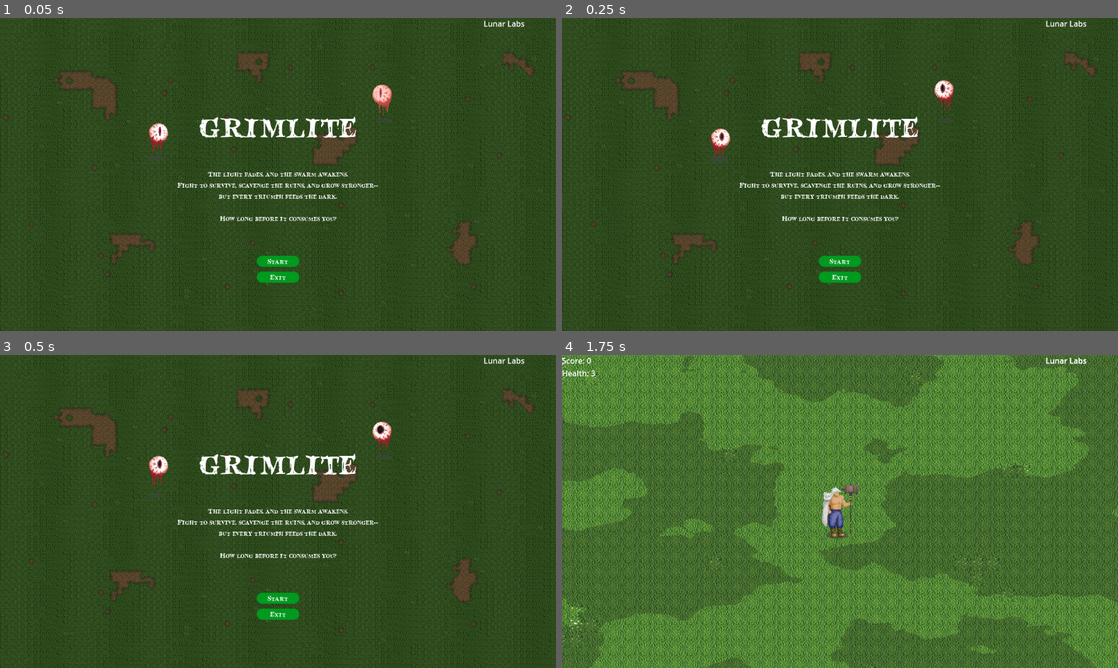
Above: before the commit, frames 1-4 (two rows, left to right).
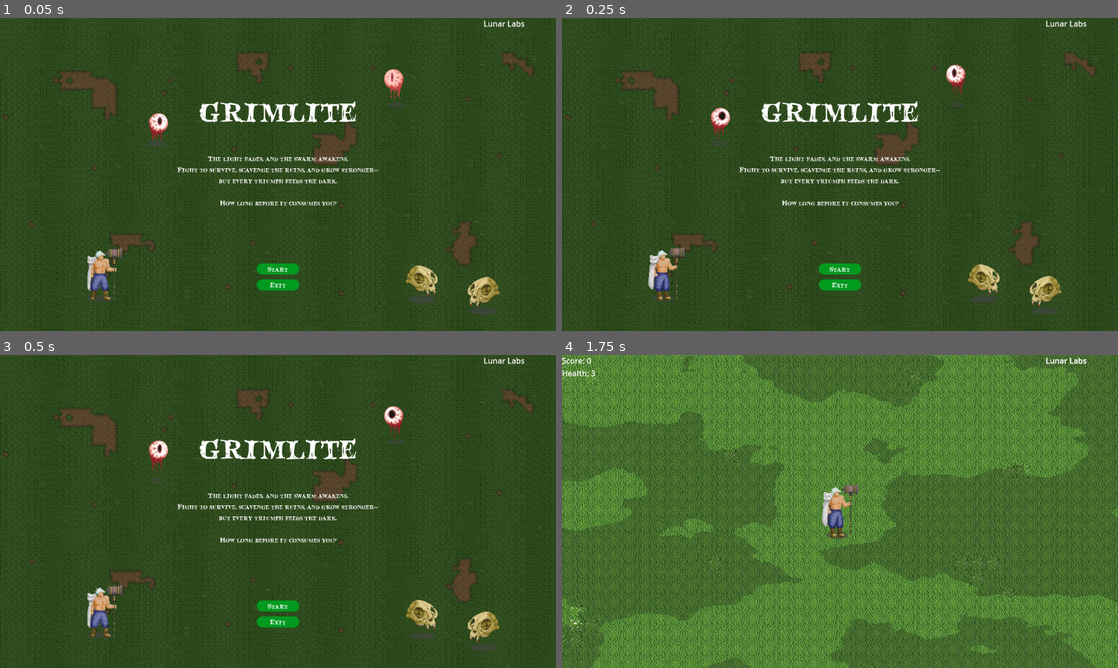
Above: after the commit, the same moments.

Repository: chii-vu/Grimlite
Game: Godot game, scene res://StartMenu.tscn
The game is run twice, just before and just after one commit, with the same random seed, the same clock (stepped at 60 frames per second) and the same inputs.
Inputs:
- Up to frame 1 (0.05 s): no input
- Up to frame 2 (0.25 s): no input
- Up to frame 3 (0.5 s): no input
- Up to frame 4 (1.75 s): click "Start" at 0.5 s; tap Enter at 1.25 s; hold Right (ui_right) from 1.28 s (still down); hold Space (Shoot) from 1.28 s (still down)

The runs differ from the first frame. In frame 1, 6.1% of the frame differs, in the area x 15-90%, y 16-95%; in frame 2, 6.2%, in the area x 15-90%, y 14-95%; in frame 3, 6.1%; in frame 4, nothing differs.

Commit message:
add two more sprites to start menu

Diff:
--- a/StartMenu.gd
+++ b/StartMenu.gd
@@ -6,6 +6,9 @@
 func _ready() -> void:
 	$"Left Facing Eyeball".play("Idle")
 	$"Right Facing Eyeball".play("Idle")
+	$"Player".play("Idle")
+	$"RSkull".play("Idle")
+	$"LSkull".play("Idle")
 
 	sounds_manager.sfx_menu_music()
 
--- a/StartMenu.tscn
+++ b/StartMenu.tscn
@@ -1,9 +1,11 @@
-[gd_scene load_steps=21 format=3 uid="uid://x8gudx0mmek6"]
+[gd_scene load_steps=36 format=3 uid="uid://x8gudx0mmek6"]
 
 [ext_resource type="Script" path="res://StartMenu.gd" id="1_8wp1a"]
 [ext_resource type="Texture2D" uid="uid://cw6voudjkc2l1" path="res://assets/landproto.png" id="2_fc2ej"]
 [ext_resource type="FontFile" uid="uid://c61myo531a44m" path="res://assets/fonts/bloodcrow.ttf" id="3_r0nwm"]
 [ext_resource type="Texture2D" uid="uid://b88og62iusdeb" path="res://assets/eyeball_enemy_sheet.png" id="4_18o6r"]
+[ext_resource type="Texture2D" uid="uid://beeu0f2a04y4x" path="res://assets/Player_sheet.png" id="5_h2nfo"]
+[ext_resource type="Texture2D" uid="uid://bgitsntrf4hfy" path="res://assets/cat_enemy_sprites.png" id="6_k756t"]
 
 [sub_resource type="StyleBoxTexture" id="StyleBoxTexture_0gs4q"]
 texture = ExtResource("2_fc2ej")
@@ -104,6 +106,100 @@
 }, {
 "duration": 1.0,
 "texture": SubResource("AtlasTexture_62tfm")
+}],
+"loop": true,
+"name": &"Idle",
+"speed": 5.0
+}]
+
+[sub_resource type="AtlasTexture" id="AtlasTexture_jtstm"]
+atlas = ExtResource("5_h2nfo")
+region = Rect2(0, 0, 128, 128)
+
+[sub_resource type="AtlasTexture" id="AtlasTexture_qykg2"]
+atlas = ExtResource("5_h2nfo")
+region = Rect2(128, 0, 128, 128)
+
+[sub_resource type="SpriteFrames" id="SpriteFrames_ob4cr"]
+animations = [{
+"frames": [{
+"duration": 1.0,
+"texture": SubResource("AtlasTexture_jtstm")
+}, {
+"duration": 1.0,
+"texture": SubResource("AtlasTexture_qykg2")
+}],
+"loop": true,
+"name": &"Idle",
+"speed": 5.0
+}]
+
+[sub_resource type="AtlasTexture" id="AtlasTexture_f7cd5"]
+atlas = ExtResource("6_k756t")
+region = Rect2(0, 128, 128, 128)
+
+[sub_resource type="AtlasTexture" id="AtlasTexture_ixaiw"]
+atlas = ExtResource("6_k756t")
+region = Rect2(128, 128, 128, 128)
+
+[sub_resource type="AtlasTexture" id="AtlasTexture_nypyu"]
+atlas = ExtResource("6_k756t")
+region = Rect2(256, 128, 128, 128)
+
+[sub_resource type="AtlasTexture" id="AtlasTexture_iqu2x"]
+atlas = ExtResource("6_k756t")
+region = Rect2(384, 128, 128, 128)
+
+[sub_resource type="SpriteFrames" id="SpriteFrames_6yuen"]
+animations = [{
+"frames": [{
+"duration": 1.0,
+"texture": SubResource("AtlasTexture_f7cd5")
+}, {
+"duration": 1.0,
+"texture": SubResource("AtlasTexture_ixaiw")
+}, {
+"duration": 1.0,
+"texture": SubResource("AtlasTexture_nypyu")
+}, {
+"duration": 1.0,
+"texture": SubResource("AtlasTexture_iqu2x")
+}],
+"loop": true,
+"name": &"Idle",
+"speed": 5.0
+}]
+
+[sub_resource type="AtlasTexture" id="AtlasTexture_efub2"]
+atlas = ExtResource("6_k756t")
+region = Rect2(0, 0, 128, 128)
+
+[sub_resource type="AtlasTexture" id="AtlasTexture_2gsfa"]
+atlas = ExtResource("6_k756t")
+region = Rect2(128, 0, 128, 128)
+
+[sub_resource type="AtlasTexture" id="AtlasTexture_lmhgv"]
+atlas = ExtResource("6_k756t")
+region = Rect2(256, 0, 128, 128)
+
+[sub_resource type="AtlasTexture" id="AtlasTexture_ry4lo"]
+atlas = ExtResource("6_k756t")
+region = Rect2(384, 0, 128, 128)
+
+[sub_resource type="SpriteFrames" id="SpriteFrames_y0ex7"]
+animations = [{
+"frames": [{
+"duration": 1.0,
+"texture": SubResource("AtlasTexture_efub2")
+}, {
+"duration": 1.0,
+"texture": SubResource("AtlasTexture_2gsfa")
+}, {
+"duration": 1.0,
+"texture": SubResource("AtlasTexture_lmhgv")
+}, {
+"duration": 1.0,
+"texture": SubResource("AtlasTexture_ry4lo")
 }],
 "loop": true,
 "name": &"Idle",
@@ -137,9 +233,9 @@
 anchor_right = 0.5
 anchor_bottom = 0.5
 offset_left = -44.0
-offset_top = 168.0
+offset_top = 184.0
 offset_right = 44.0
-offset_bottom = 224.0
+offset_bottom = 240.0
 grow_horizontal = 2
 grow_vertical = 2
 theme_override_constants/separation = 10
@@ -180,9 +276,9 @@
 anchor_right = 0.5
 anchor_bottom = 0.5
 offset_left = -163.0
-offset_top = -135.0
+offset_top = -167.0
 offset_right = 163.0
-offset_bottom = -62.0
+offset_bottom = -94.0
 grow_horizontal = 2
 grow_vertical = 2
 theme_override_fonts/font = ExtResource("3_r0nwm")
@@ -197,9 +293,9 @@
 anchor_right = 0.5
 anchor_bottom = 0.5
 offset_left = -216.0
-offset_top = -12.0
+offset_top = -44.0
 offset_right = 217.0
-offset_bottom = 100.0
+offset_bottom = 68.0
 grow_horizontal = 2
 grow_vertical = 2
 theme_override_fonts/font = ExtResource("3_r0nwm")
@@ -211,16 +307,34 @@
 horizontal_alignment = 1
 
 [node name="Left Facing Eyeball" type="AnimatedSprite2D" parent="."]
-position = Vector2(792, 168)
+position = Vector2(816, 136)
 sprite_frames = SubResource("SpriteFrames_xqla1")
 animation = &"Idle"
-frame_progress = 0.0900874
+frame_progress = 0.221351
 
 [node name="Right Facing Eyeball" type="AnimatedSprite2D" parent="."]
-position = Vector2(328, 248)
+position = Vector2(328, 216)
 sprite_frames = SubResource("SpriteFrames_wejrh")
 animation = &"Idle"
-frame_progress = 0.718239
+frame_progress = 0.849472
+
+[node name="Player" type="AnimatedSprite2D" parent="."]
+position = Vector2(216, 528)
+sprite_frames = SubResource("SpriteFrames_ob4cr")
+animation = &"Idle"
+frame_progress = 0.111061
+
+[node name="LSkull" type="AnimatedSprite2D" parent="."]
+position = Vector2(998, 568)
+scale = Vector2(0.75, 0.75)
+sprite_frames = SubResource("SpriteFrames_6yuen")
+animation = &"Idle"
+
+[node name="RSkull" type="AnimatedSprite2D" parent="."]
+position = Vector2(878, 544)
+scale = Vector2(0.75, 0.75)
+sprite_frames = SubResource("SpriteFrames_y0ex7")
+animation = &"Idle"
 
 [connection signal="pressed" from="VBoxMenuButtons/Start" to="." method="_on_start_pressed"]
 [connection signal="pressed" from="VBoxMenuButtons/Exit" to="." method="_on_exit_pressed"]
